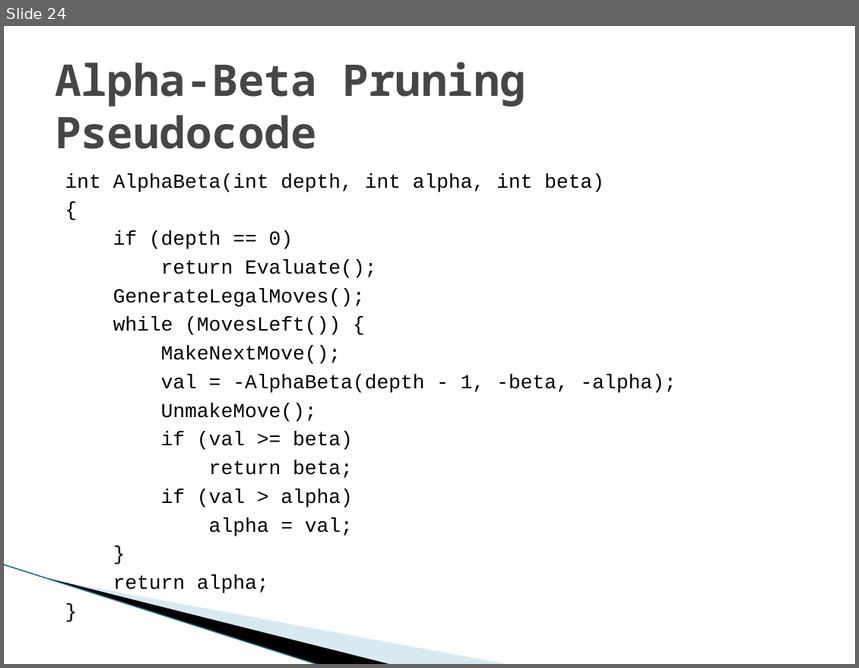
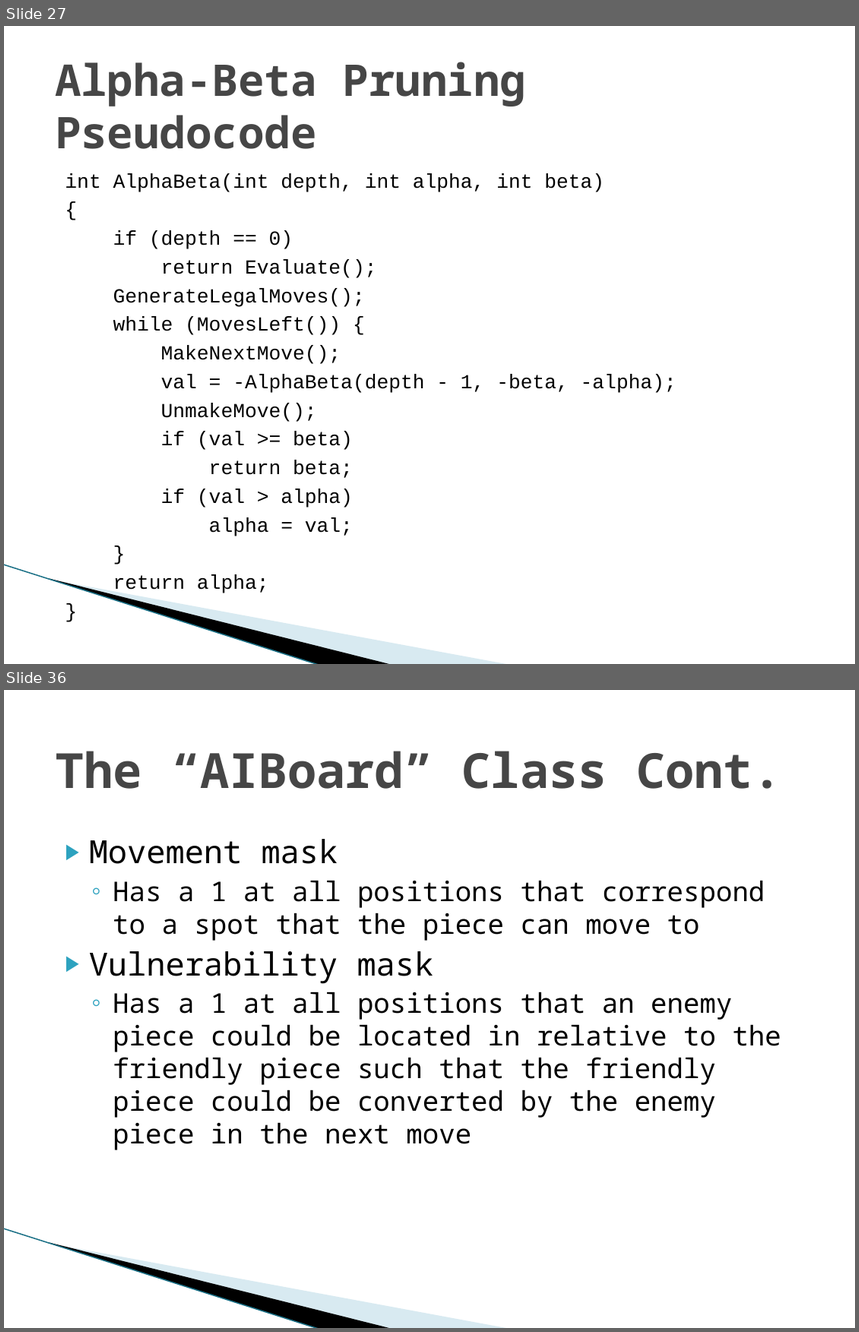
Before and after one commit to TadCordle/Senior-Project, a slide deck: Game Theory and Artificial Intelligence Design.pptx. Shown one above the other, each under a label of ours: slide 24 before the commit, slides 27 and 36 after it; the slides between them are not shown. The pictures are 859x668 and 859x1332 pixels, drawn with LibreOffice and Linux fonts; fonts in the diff are those of the drawing; background and template pictures are left out. Boxes give left, top, right and bottom in pixels: in the first picture for what was removed or moved away, otherwise in the second. Text is boxed around its words. In the diff, an @@ line names an element or a change of style, - is before the commit and + after.

```diff
--- a/Game Theory and Artificial Intelligence Design.pptx
+++ b/Game Theory and Artificial Intelligence Design.pptx
@@ slide 36 added at (4, 690, 855, 1328), background #FFFFFF; not listed: 3 template elements that a slide beside it also shows @@
@@ title added at (55, 751, 781, 789), 41 pt, text #464646, bold @@
+The “AIBoard” Class Cont.
@@ text added at (89, 839, 781, 1151), 23 pt, text #000000 @@
+▶ Movement mask
+  ◦ Has a 1 at all positions that correspond to a spot that the piece can move to
+▶ Vulnerability mask
+  ◦ Has a 1 at all positions that an enemy piece could be located in relative to the friendly piece such that the friendly piece could be converted by the enemy piece in the next move
@@ what was slide 24 is now slide 27 @@
```
Also in this commit, not shown: 6 slides changed, 16 other slides added.
